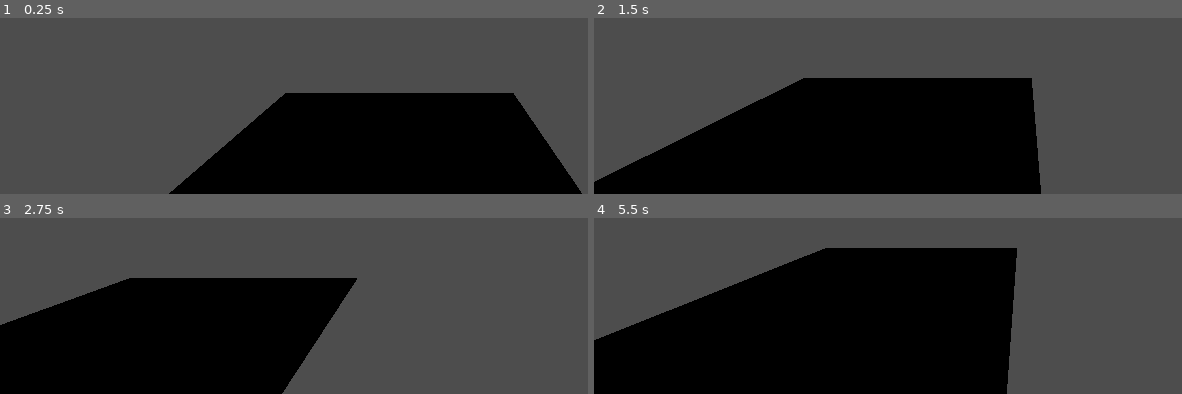
Above: before the commit, frames 1-4 (two rows, left to right).
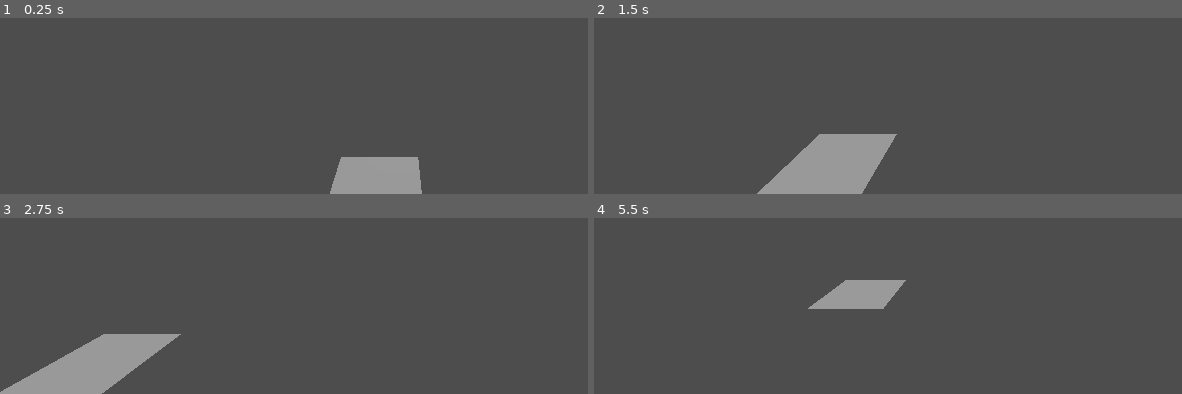
Above: after the commit, the same moments.

Repository: bgioggia/terrain-sandbox
Game: Godot game, scene res://scenes/ground.tscn
The game is run twice, just before and just after one commit, with the same random seed, the same clock (stepped at 60 frames per second) and the same inputs. The project has no main scene, so this scene is started directly.
Inputs (mouse positions are in pixels of both pictures, inside the frame that each line leads up to):
- Up to frame 1 (0.25 s): no input
- Up to frame 2 (1.5 s): tap Enter at 0.5 s; move the mouse to (outside the picture) at 0.52 s; hold D 0.53-1.25 s; tap Q at 0.6 s; click (outside the picture) at 0.67 s; drag from (outside the picture) to (952, 58) at 1.27 s
- Up to frame 3 (2.75 s): tap Space at 2 s; move the mouse to (outside the picture) at 2.02 s; hold D from 2.03 s (still down); tap Shift at 2.1 s
- Up to frame 4 (5.5 s): release D at 2.75 s; drag from (952, 258) to (outside the picture) at 2.77 s; tap Enter at 3.5 s; move the mouse to (outside the picture) at 3.52 s; hold A 3.53-4.25 s; tap Q at 3.6 s; drag from (outside the picture) to (outside the picture) at 4.27 s; tap Space at 5 s; move the mouse to (outside the picture) at 5.02 s; hold S from 5.03 s (still down); tap Shift at 5.1 s; click (outside the picture) at 5.17 s

The runs differ from the first frame. In frame 1, 31% of the frame differs, in the area x 28-99%, y 42-100%; in frame 2, 39%; in frame 3, 33%; in frame 4, 49%, in the area x 0-72%, y 17-100%.

Commit message:
Fixed TRI mesh renderer - TRISTRIP is actually broken

Diff:
--- a/scenes/ground.tscn
+++ b/scenes/ground.tscn
@@ -8,10 +8,18 @@
 [sub_resource type="Skin" id="Skin_fse7s"]
 
 [node name="ground" type="MeshInstance3D"]
-transform = Transform3D(1, 0, 0, 0, 1, 0, 0, 0, 1, -2.37119, 1.57336, -4.70409)
+transform = Transform3D(1, 0, 0, 0, 1, 0, 0, 0, 1, -47.6932, -24.1324, -109.5)
 mesh = SubResource("ArrayMesh_257hu")
 skin = SubResource("Skin_fse7s")
 script = ExtResource("1_w7s2l")
 
 [node name="cam" parent="." instance=ExtResource("2_d8m7f")]
-transform = Transform3D(1, 0, 0, 0, 1, 0, 0, 0, 1, 0, 4.88041, 6.08011)
+transform = Transform3D(1, 0, 0, 0, 1, 0, 0, 0, 1, 0.0151939, 4.8596, 6.06424)
+
+[node name="SpotLight3D" type="SpotLight3D" parent="."]
+transform = Transform3D(1, 0, 0, 0, 0.743402, 0.668845, 0, -0.668845, 0.743402, -0.0541916, 7.36013, 16.1054)
+spot_range = 1081.51
+spot_angle = 57.43
+
+[node name="DirectionalLight3D" type="DirectionalLight3D" parent="."]
+transform = Transform3D(1, 0, 0, 0, 1, 0, 0, 0, 1, -0.330854, 0.138155, 3.82591)
--- a/scripts/ground.gd
+++ b/scripts/ground.gd
@@ -3,8 +3,8 @@
 
 # Called when the node enters the scene tree for the first time.
 func _ready() -> void:
-	#var vertices = GenerateFlatLandPRIMTRI()
-	var vertices = GenerateFlatLandPRIMTRISTRIP()
+	var vertices = GenerateFlatLandPRIMTRI()
+	#var vertices = GenerateFlatLandPRIMTRISTRIP()
 	#vertices.push_back(Vector3(1, 0, 1))
 	#vertices.push_back(Vector3(-1, 0, 1))
 	#vertices.push_back(Vector3(1, 0, -1))
@@ -16,8 +16,11 @@
 	arrays[Mesh.ARRAY_VERTEX] = vertices
 
 	# Create the Mesh.
-	arr_mesh.add_surface_from_arrays(Mesh.PRIMITIVE_TRIANGLE_STRIP, arrays)
+	arr_mesh.add_surface_from_arrays(Mesh.PRIMITIVE_TRIANGLES, arrays)
+	#arr_mesh.add_surface_from_arrays(Mesh.PRIMITIVE_TRIANGLE_STRIP, arrays)
 	mesh = arr_mesh
+	for vertex in vertices:
+		print(vertex)
 
 
 
@@ -25,28 +28,29 @@
 func GenerateFlatLandPRIMTRI() -> PackedVector3Array:
 	#hardcoded flatland that is 400 units in all directions
 	var vertices = PackedVector3Array()
-
-	for x in range(-5, 5):
-		for z in range(-5, 5):
-			vertices.push_back(Vector3(x + 0.5, 0, z - 0.5))
-			vertices.push_back(Vector3(x - 0.5, 0, z - 0.5))
+	for x in range(-1, 1):
+		for z in range(-1, 1):
 			vertices.push_back(Vector3(x - 0.5, 0, z + 0.5))
 			vertices.push_back(Vector3(x + 0.5, 0, z - 0.5))
 			vertices.push_back(Vector3(x + 0.5, 0, z + 0.5))
+
 			vertices.push_back(Vector3(x - 0.5, 0, z + 0.5))
+			vertices.push_back(Vector3(x - 0.5, 0, z - 0.5))
+			vertices.push_back(Vector3(x + 0.5, 0, z - 0.5))
+
 	return vertices
 
 
+#TODO THIS IS STILL BROKEN
 func GenerateFlatLandPRIMTRISTRIP() -> PackedVector3Array:
 	#hardcoded flatland that is 400 units in all directions
 	var vertices = PackedVector3Array()
-
-	for x in range(-5, 5):
-		for z in range(-5, 5):
+	for x in range(-1, 1):
+		for z in range(-1, 1):
+			vertices.push_back(Vector3(x - 0.5, 0, z + 0.5))
 			vertices.push_back(Vector3(x + 0.5, 0, z - 0.5))
+			vertices.push_back(Vector3(x + 0.5, 0, z + 0.5))
 			vertices.push_back(Vector3(x - 0.5, 0, z - 0.5))
-			vertices.push_back(Vector3(x + 0.5, 0, z + 0.5))
-			vertices.push_back(Vector3(x - 0.5, 0, z + 0.5))
 	return vertices
 
 # Called every frame. 'delta' is the elapsed time since the previous frame.
